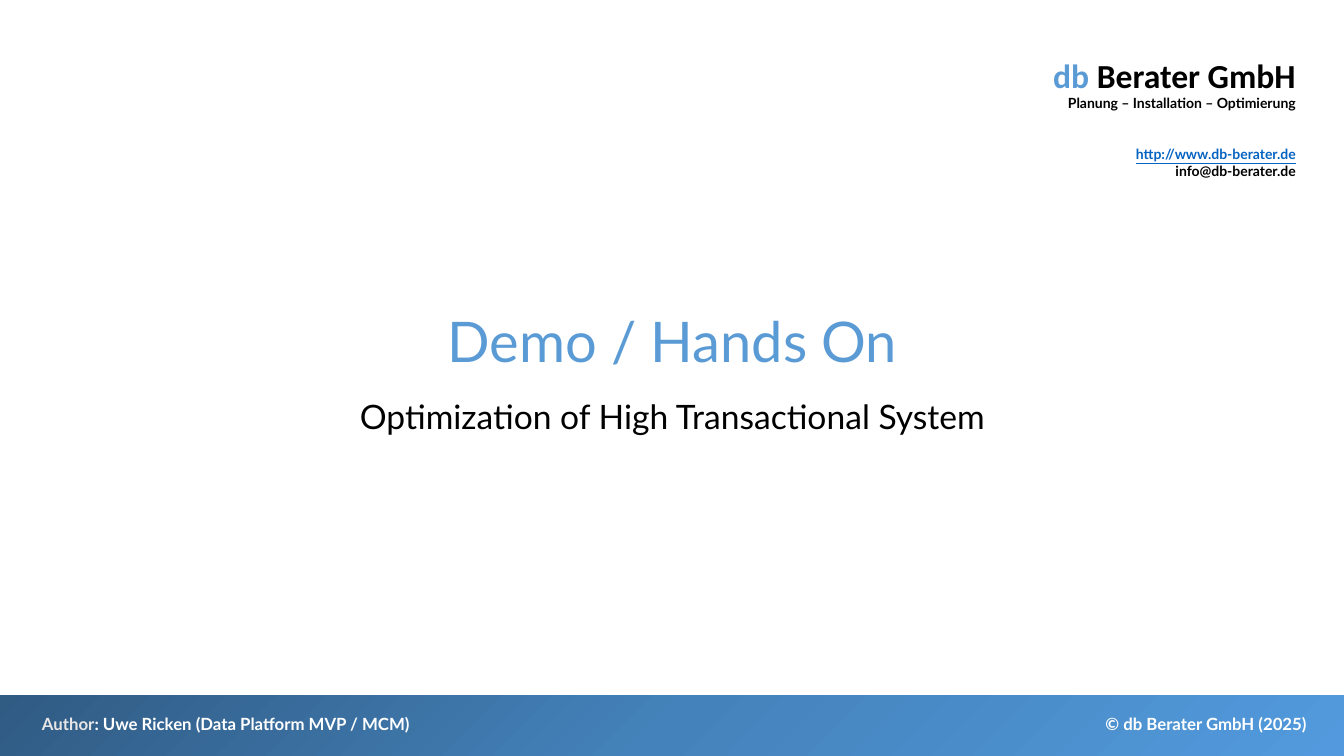
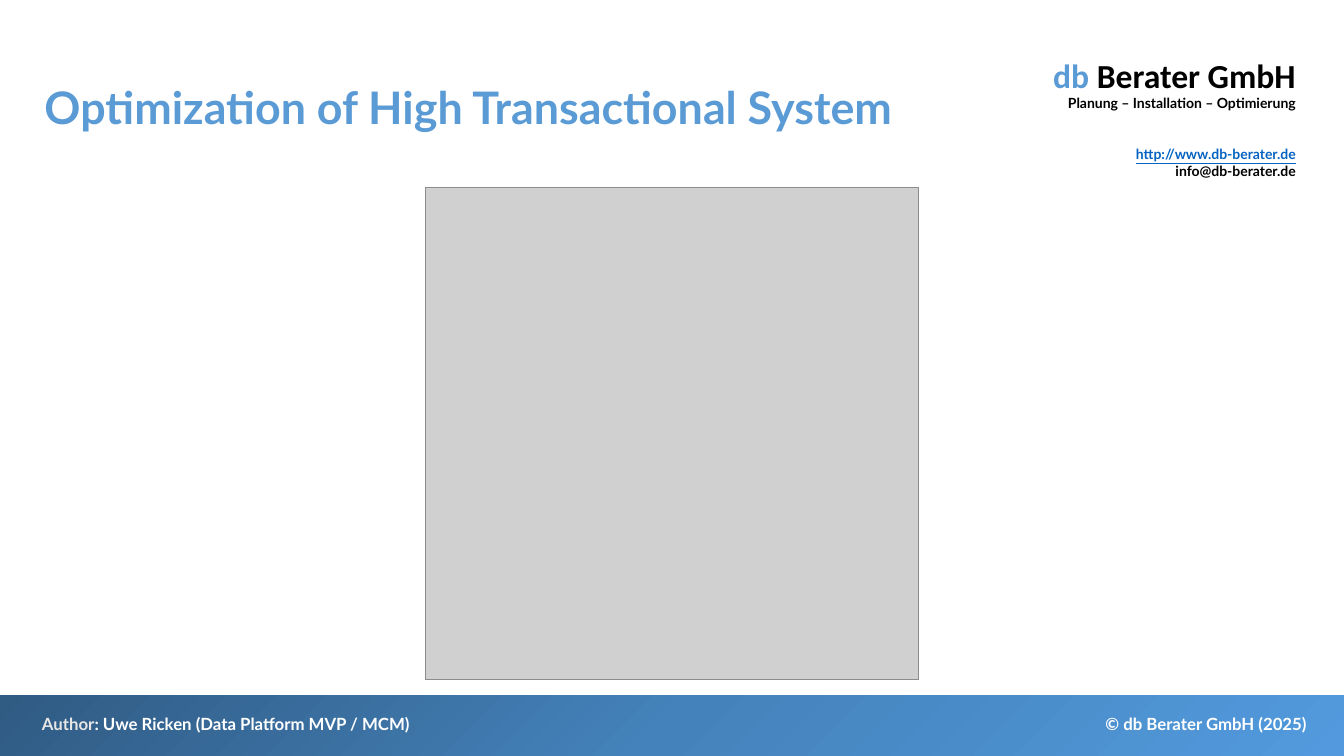
Before and after one commit to db-berater/SQL-Server-Partitioning-for-Data-Management, a slide deck: slide 9 of 01 - Documents and Preparation/SQL Server Partitioning - Speed up your workload.pptx. Drawn at 1344x756 pixels with LibreOffice and Linux fonts; fonts in the diff are those of the drawing; grey boxes stand for pictures. Boxes give left, top, right and bottom in pixels: in the first picture for what was removed or moved away, otherwise in the second. Text is boxed around its words. In the diff, an @@ line names an element or a change of style, - is before the commit and + after.

```diff
--- a/01 - Documents and Preparation/SQL Server Partitioning - Speed up your workload.pptx
+++ b/01 - Documents and Preparation/SQL Server Partitioning - Speed up your workload.pptx
@@ title "Optimization of High Transactional System": place and size @@
-title "Optimization of High Transactional System" at bbox=[360, 404, 985, 435]
+title "Optimization of High Transactional System" at bbox=[44, 90, 892, 132]
@@ title "Optimization of High Transactional System" at bbox=[44, 90, 892, 132]: size 24 to 32 pt, text colour #000000 to #5B9BD5, bold on; alignment centre to left; less space between paragraphs; vertical alignment top to middle @@
@@ picture added at bbox=[425, 188, 918, 680] @@
@@ title removed at bbox=[448, 320, 897, 363] @@
-Demo / Hands On
```
Also in this commit, not shown: 2 other slides changed, 7 slides added, 6 other files.
